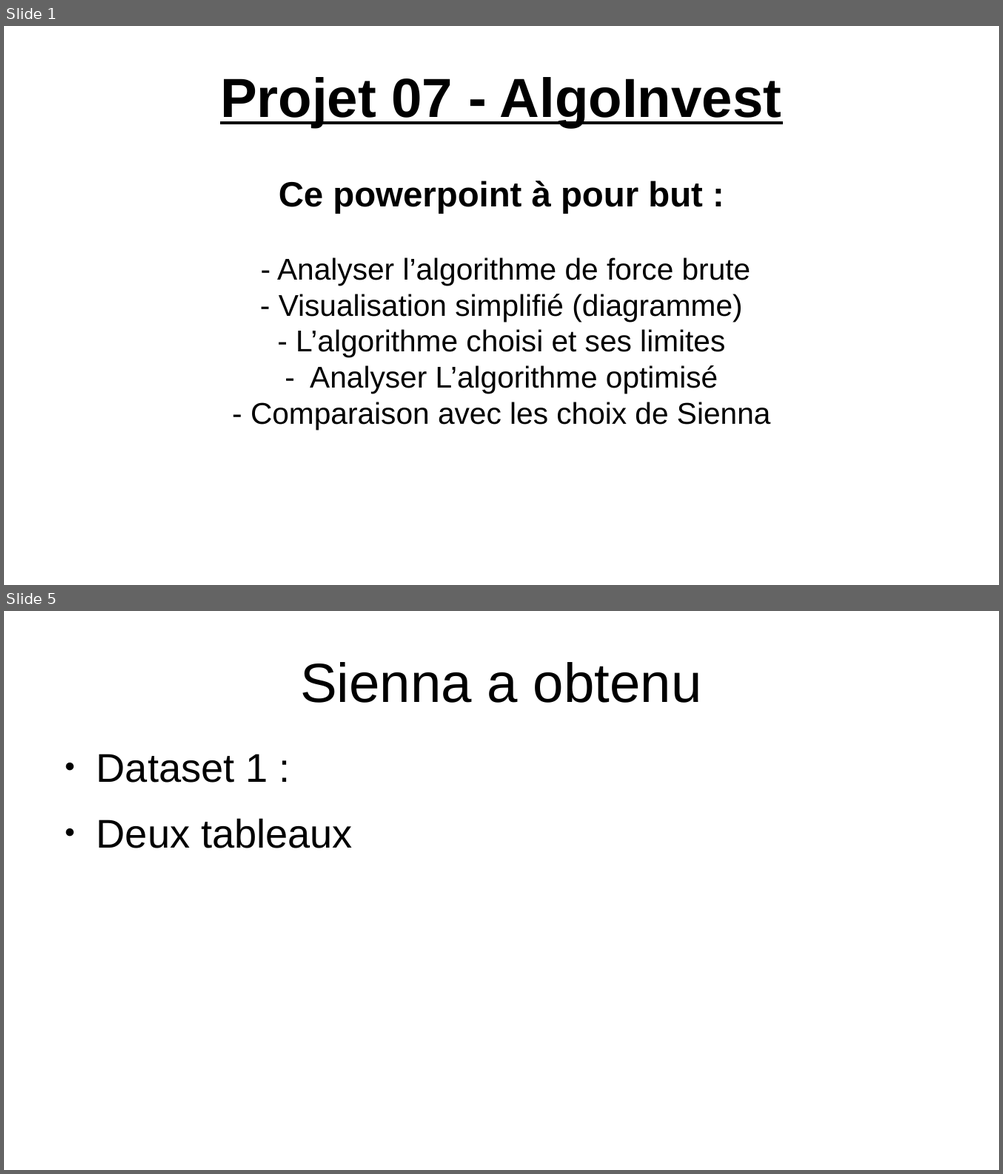
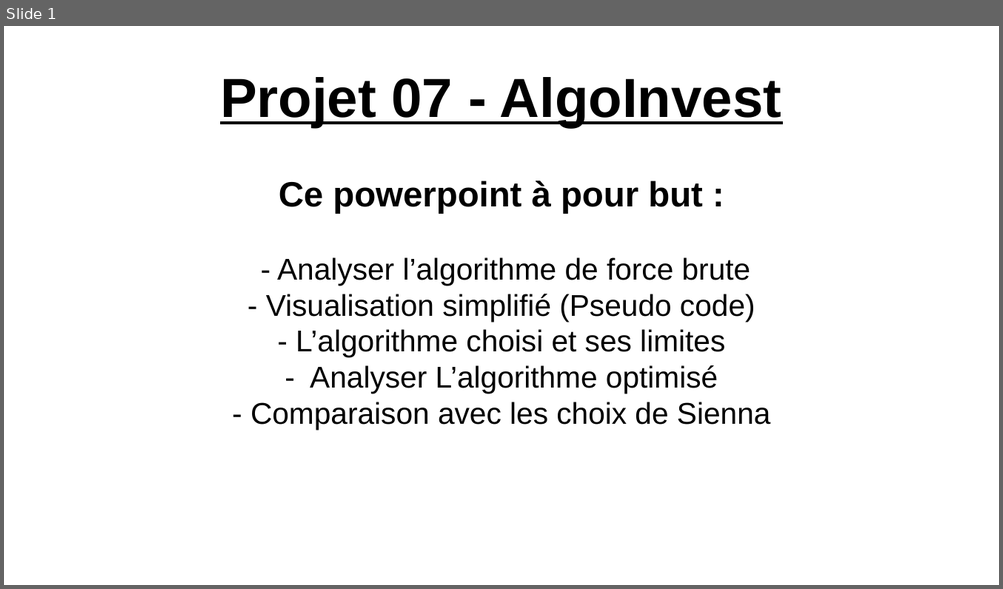
Before and after one commit to maximesoydas/maxshares, a slide deck: presentation.odp. Shown one above the other, each under a label of ours: slides 1 and 5 before the commit, slide 1 after it; the slides between them are not shown. The pictures are 1003x1174 and 1003x589 pixels, drawn with LibreOffice and Linux fonts; fonts in the diff are those of the drawing. Boxes give left, top, right and bottom in pixels: in the first picture for what was removed or moved away, otherwise in the second. Text is boxed around its words. In the diff, an @@ line names an element or a change of style, - is before the commit and + after.

```diff
--- a/presentation.odp
+++ b/presentation.odp
@@ slide 5 removed at [4,611,999,1170], background #FFFFFF @@
@@ title removed at [300,662,702,703] @@
-Sienna a obtenu
@@ text removed at [96,754,353,849] @@
-● Dataset 1 :
-● Deux tableaux
@@ slide 1 changed as well @@
@@ subtitle at [266,294,755,321]: text changed @@
-- Visualisation simplifié (diagramme)
+- Visualisation simplifié (Pseudo code)
```
Also in this commit, not shown: 1 other slide changed, 7 slides added, 3 other slides removed, 5 other files.
